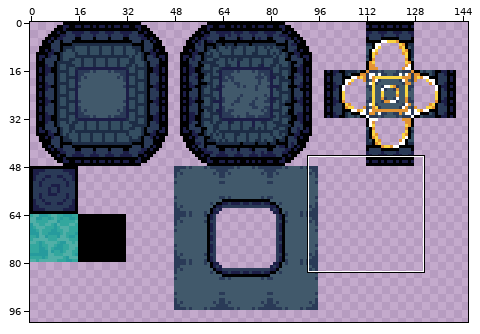
Two states of a sprite sheet, Assets/Environment/Alantis.png. The first picture is a wide view before the edit; the outline marks the close-up.
Close-up. The starting point:
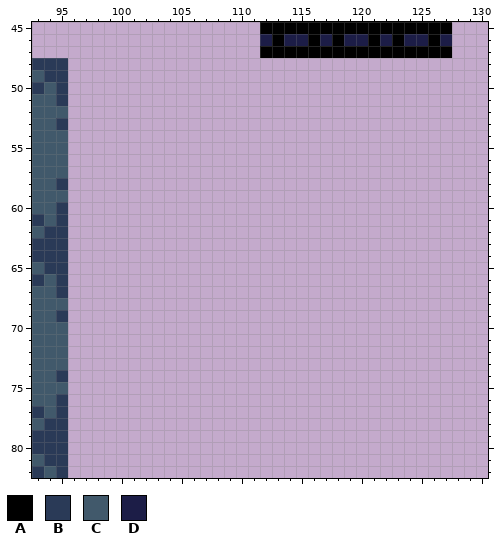
The file is 160x160 pixels. Shown: x 93..130, y 45..82. The wide view leaves out empty margins.
Palette (. is transparent): A #000000  B #2a3a57  C #41596b  D #1c1d47
Pixels before, first column x 93:
45 ...................AAAAAAAAAAAAAAAA
46 ...................DADDADADDADADDAD
47 ...................AAAAAAAAAAAAAAAA
48 BBB................................
49 CBB................................
50 BCB................................
51 CCB................................
52 CCC................................
53 CCB................................
54 CCC................................
55 CCC................................
56 CCC................................
57 CCC................................
58 CCB................................
59 CCC................................
60 CCB................................
61 BCB................................
62 CBB................................
63 BBB................................
64 BBB................................
65 CBB................................
66 BCB................................
67 CCB................................
68 CCC................................
69 CCB................................
70 CCC................................
71 CCC................................
72 CCC................................
73 CCC................................
74 CCB................................
75 CCC................................
76 CCB................................
77 BCB................................
78 CBB................................
79 BBB................................
80 BBB................................
81 CBB................................
82 BCB................................
After:
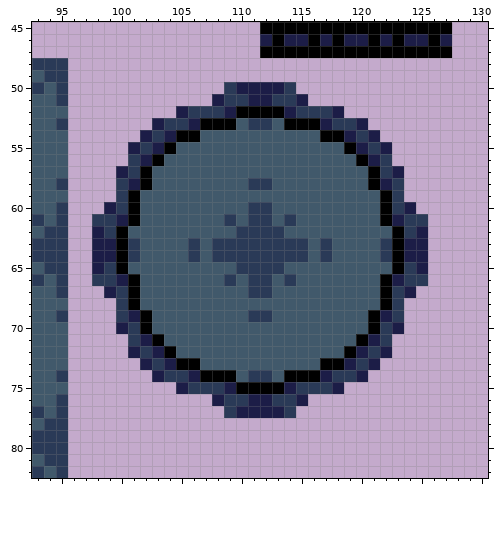
The edit:
Changed rows in their new state; - is an unchanged pixel.
first column x 98:
50 -----------BDDDDB-----------
51 ----------DBBDDBBD----------
52 -------DBBBDAAAADBBBD-------
53 -----DBBDAAACBBCAAADBBD-----
54 ----DBDAACCCCCCCCCCAADBD----
55 ---DBDACCCCCCCCCCCCCCADBD---
56 ---BDACCCCCCCCCCCCCCCCADB---
57 --DBACCCCCCCCCCCCCCCCCCABD--
58 --BDACCCCCCCCBBCCCCCCCCADB--
59 --BACCCCCCCCCCCCCCCCCCCCAB--
60 -DBACCCCCCCCCBBCCCCCCCCCABD-
61 BBDACCCCCCCBCBBCBCCCCCCCADBB
62 DBACCCCCCCCCBBBBCCCCCCCCCABD
63 DDABCCCCBCBBBBBBBBCBCCCCBADD
64 DDABCCCCBCBBBBBBBBCBCCCCBADD
65 DBACCCCCCCCCBBBBCCCCCCCCCABD
66 BBDACCCCCCCBCBBCBCCCCCCCADBB
67 -DBACCCCCCCCCBBCCCCCCCCCABD-
68 --BACCCCCCCCCCCCCCCCCCCCAB--
69 --BDACCCCCCCCBBCCCCCCCCADB--
70 --DBACCCCCCCCCCCCCCCCCCABD--
71 ---BDACCCCCCCCCCCCCCCCADB---
72 ---DBDACCCCCCCCCCCCCCADBD---
73 ----DBDAACCCCCCCCCCAADBD----
74 -----DBBDAAACBBCAAADBBD-----
75 -------DBBBDAAAADBBBD-------
76 ----------DBBDDBBD----------
77 -----------BDDDDB-----------
